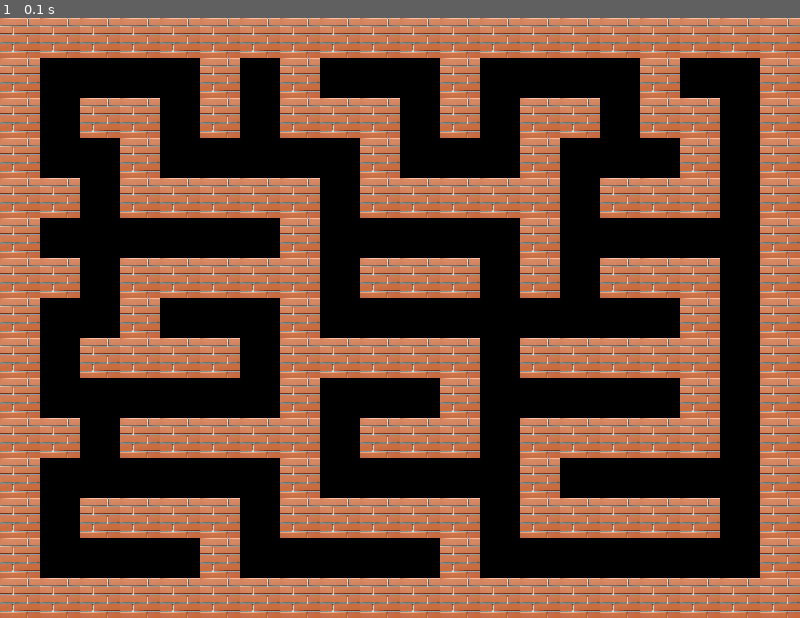
Above: before the commit, frame 1.
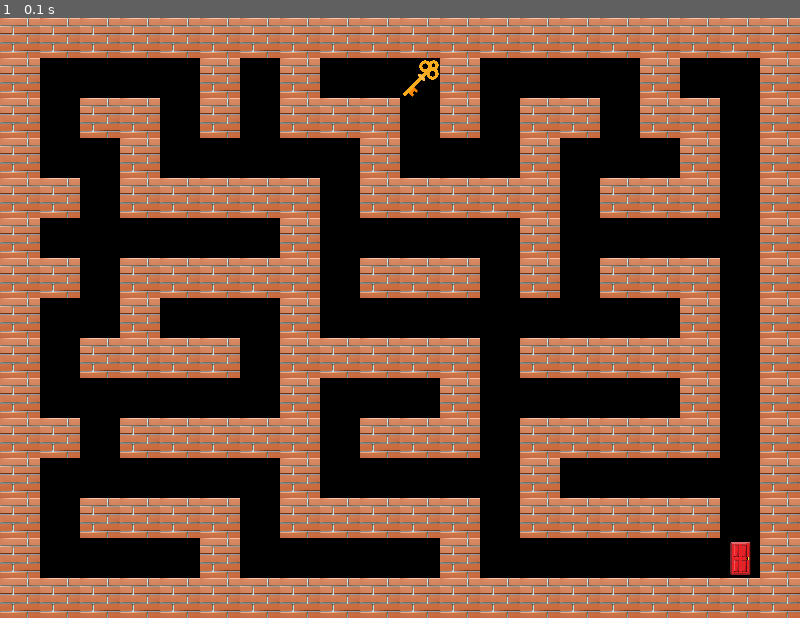
Above: after the commit, the same moment.

Repository: Vskesha/PYTHON_JUN_10_07_04_25
Game: pygame game, started from maze_escape/main.py
Same seed, same stepped clock (60 frames per second), same inputs: the game is played once before the commit and once after it.
Inputs:
- Up to frame 1 (0.1 s): no input

The runs differ from the first frame. In frame 1, 0.2% of the frame differs, in the area x 50-94%, y 7-93%.

Commit message:
implemented maze, added key and door image on maze

Diff:
--- a/maze_escape/main.py
+++ b/maze_escape/main.py
@@ -1,17 +1,27 @@
 import pygame
+import random
+from pathlib import Path
 
 pygame.init()
 
-# Створення вікна гри
 screen = pygame.display.set_mode((800, 600))
-pygame.display.set_caption('Втеча з лабіринту')
+pygame.display.set_caption("maze")
 
-# Фоновий колір
-background_color = (0, 0, 0)  # Чорний колір фону
+bg_color = (0, 0, 0)
 cell_size = 40
 
-wall_img = pygame.image.load('assets/wall.png')  # Завантажуємо зображення стіни
-wall_img = pygame.transform.scale(wall_img, (cell_size, cell_size))  # Масштабуємо до розміру клітинки
+assets_folder = Path(__file__).parent.joinpath("assets")
+
+wall_img = pygame.image.load(assets_folder.joinpath("wall.png"))
+wall_img = pygame.transform.scale(wall_img, (cell_size, cell_size))
+
+key_img = pygame.image.load(assets_folder.joinpath("key.png"))
+key_img = pygame.transform.scale(key_img, (cell_size, cell_size))
+
+door_img = pygame.image.load(assets_folder.joinpath("door.png"))
+door_img = pygame.transform.scale(door_img, (cell_size, cell_size))
+
+pygame.display.set_icon(key_img)
 
 maze = [
     [1, 1, 1, 1, 1, 1, 1, 1, 1, 1, 1, 1, 1, 1, 1, 1, 1, 1, 1, 1],
@@ -30,9 +40,17 @@
     [1, 0, 0, 0, 0, 1, 0, 0, 0, 0, 0, 1, 0, 0, 0, 0, 0, 0, 0, 1],
     [1, 1, 1, 1, 1, 1, 1, 1, 1, 1, 1, 1, 1, 1, 1, 1, 1, 1, 1, 1]
 ]
-
 height = len(maze)
 width = len(maze[0])
+
+free_cells = []
+for y in range(height):
+    for x in range(width):
+        if maze[y][x] == 0:
+            free_cells.append((x, y))
+
+key_position = random.choice(free_cells[1:-1])
+door_position = free_cells[-1]
 
 running = True
 while running:
@@ -40,15 +58,17 @@
         if event.type == pygame.QUIT:
             running = False
 
-    # Заповнюємо екран фоном
-    screen.fill(background_color)
+    screen.fill(bg_color)
 
     for y in range(height):
         for x in range(width):
             if maze[y][x] == 1:
                 screen.blit(wall_img, (x * cell_size, y * cell_size))
 
-    # Оновлюємо екран
+    screen.blit(key_img, (key_position[0] * cell_size, key_position[1] * cell_size))
+    screen.blit(door_img, (door_position[0] * cell_size, door_position[1] * cell_size))
+
     pygame.display.flip()
 
+
 pygame.quit()
